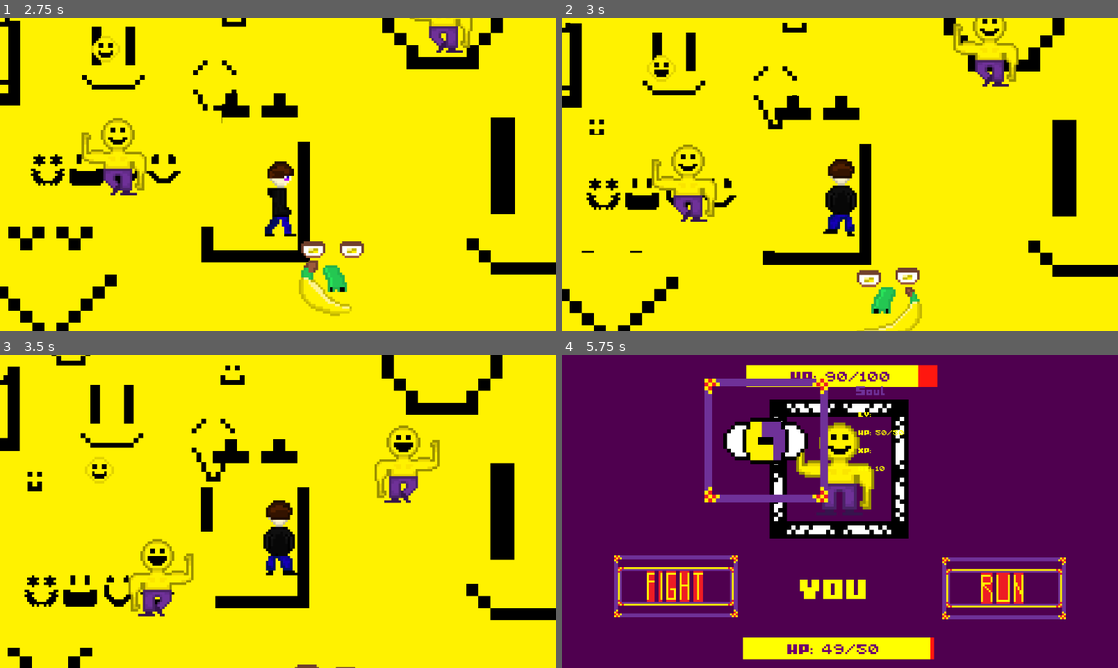
Above: before the commit, frames 1-4 (two rows, left to right).
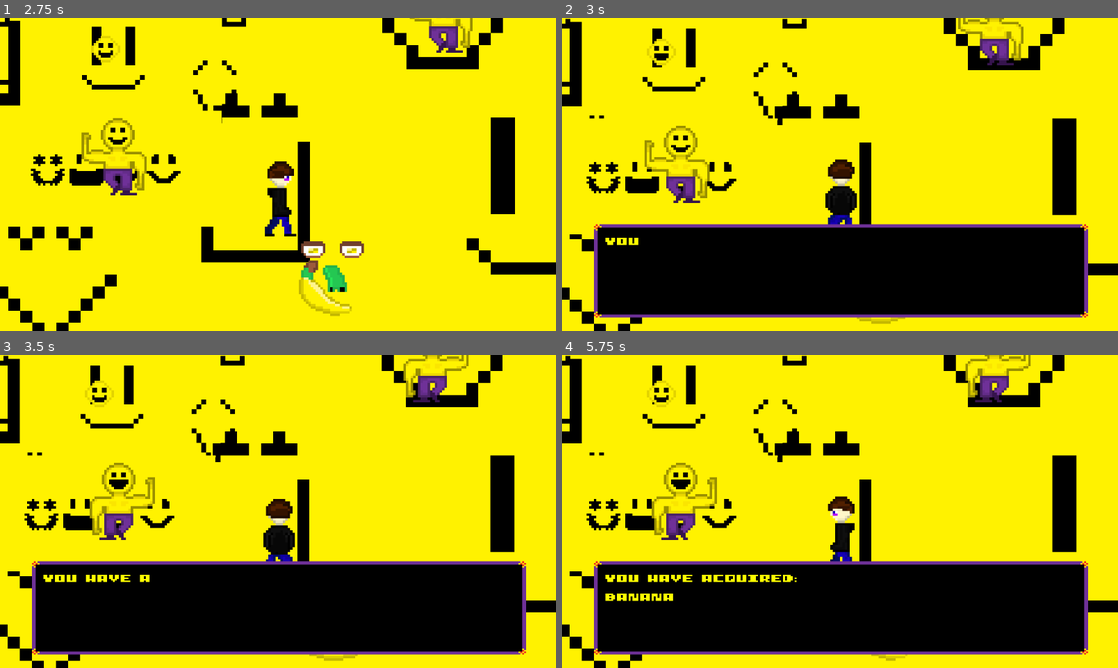
Above: after the commit, the same moments.

Repository: Vaisaz/yumeNikkiFangame
Game: Godot game, scene res://scenes/locations/happy_dream.tscn
Same seed, same stepped clock (60 frames per second), same inputs: the game is played once before the commit and once after it. This scene is started directly instead of the project's main scene. Sound files missing from this copy of the repository are replaced by a short silence.
Inputs (mouse positions are in pixels of both pictures, inside the frame that each line leads up to):
- Up to frame 1 (2.75 s): hold Right (right) 0.53-1.28 s; hold E (interact) 0.53-1.28 s; hold Down (down) 1.28-2.03 s; tap E (interact) at 1.35 s; hold Right (right) from 2.03 s (still down); hold E (interact) from 2.03 s (still down)
- Up to frame 2 (3 s): release Right (right) at 2.78 s; release E (interact) at 2.78 s; hold Up (up) from 2.78 s (still down); tap E (interact) at 2.85 s
- Up to frame 3 (3.5 s): keep holding Up (up)
- Up to frame 4 (5.75 s): release Up (up) at 3.53 s; hold E (interact) 3.53-4.28 s; hold Left (left) 3.53-5 s; tap Escape (inventory) at 4.15 s; tap E (interact) at 4.35 s; click (673, 592) at 5.02 s

Frame 1 is identical in both runs. In frame 2, 32% of the frame differs, in the area x 0-100%, y 0-100%; in frame 3, 34%; in frame 4, 97%.

Commit message:
Banana Creature Repaired + Items Improved

Diff:
--- a/scenes/inventory.tscn
+++ b/scenes/inventory.tscn
@@ -229,4 +229,4 @@
 [connection signal="pressed" from="InventoryLayer/Buttons/Quit" to="." method="_on_quit_pressed"]
 [connection signal="pressed" from="InventoryLayer/InventoryChoosed/first" to="." method="_on_first_pressed"]
 [connection signal="pressed" from="InventoryLayer/InventoryChoosed/second" to="." method="_on_second_pressed"]
-[connection signal="pressed" from="InventoryLayer/InventoryChoosed/third" to="." method="_on_second_pressed"]
+[connection signal="pressed" from="InventoryLayer/InventoryChoosed/third" to="." method="_on_third_pressed"]
--- a/scripts/combat.gd
+++ b/scripts/combat.gd
@@ -26,8 +26,7 @@
 	fight_button.disabled = false
 	run_button.disabled = false
 
-@warning_ignore("shadowed_variable")
-func player_health(player_current_health, player_max_health):
+func player_health():
 	player_bar.max_value = player_max_health
 	player_bar.value = player_current_health
 	player_label.text = "HP: %d/%d" % [player_current_health, player_max_health]
@@ -61,7 +60,7 @@
 			DisplayServer.mouse_set_mode(DisplayServer.MOUSE_MODE_HIDDEN)
 		else:
 			player_current_health = player_current_health - enemy_attack
-			player_health(player_current_health, player_max_health)
+			player_health()
 			you.visible = false
 			await get_tree().create_timer(0.1).timeout
 			you.visible = true
@@ -76,7 +75,7 @@
 				get_tree().quit()
 	if turn == 2:
 		player_current_health = player_current_health - enemy_attack
-		player_health(player_current_health, player_max_health)
+		player_health()
 		you.visible = false
 		await get_tree().create_timer(0.1).timeout
 		you.visible = true
--- a/scripts/interaction_scripts/banana_creature_interaction.gd
+++ b/scripts/interaction_scripts/banana_creature_interaction.gd
@@ -17,6 +17,8 @@
 func _on_area_entered(area):
 	if area.is_in_group("Player"):
 		interact = true
+	if index == 0:
+		message_displayed = true
 
 func _on_area_exited(_area):
 	interact = false
@@ -30,7 +32,20 @@
 		message_displayed = true
 
 func _input(event):
-	if interaction_times == 0 and interact and !Inventory.banana_has_interacted and Input.is_action_just_pressed("interact"):
+	if interaction_times == 0 and interact and !Inventory.banana_has_interacted and event.is_action_pressed("interact") and message_displayed and interact and Input.is_action_just_pressed("interact") and Transition.canvas_layer.visible == false and Inventory.inventory_layer.visible == false:
+		GlobalVariables.debounce = true
+		GlobalVariables.in_combat = true
+		canvas_layer.visible = true
+		if index == 1:
+			canvas_layer.visible = false
+			GlobalVariables.debounce = false
+			GlobalVariables.in_combat = false
+			interaction_times = 1
+			return
+		message_displayed = false
+		index += 1
+		show_message()
+	if interaction_times == 1 and interact and !Inventory.banana_has_interacted and Input.is_action_just_pressed("interact"):
 		for item_count in Inventory.items:
 			print(item_count)
 			if Inventory.index == 0 and Inventory.items[Inventory.index].disabled and !Inventory.banana_has_interacted:
@@ -48,15 +63,3 @@
 			if !Inventory.banana_has_interacted:
 				Inventory.banana_has_interacted = true
 				Inventory.index += 1
-	if interaction_times == 1 and event.is_action_pressed("interact") and message_displayed and interact and Input.is_action_just_pressed("interact") and Transition.canvas_layer.visible == false and Inventory.inventory_layer.visible == false:
-		GlobalVariables.debounce = true
-		print(index)
-		canvas_layer.visible = true
-		if index == 1:
-			canvas_layer.visible = false
-			interaction_times = 1
-			GlobalVariables.debounce = false
-			return
-		message_displayed = false
-		index += 1
-		show_message()
--- a/scripts/interaction_scripts/giggler_interaction.gd
+++ b/scripts/interaction_scripts/giggler_interaction.gd
@@ -23,7 +23,7 @@
 		Combat.enemy_current_health = 100
 		Combat.enemy_attack = 1
 		Combat.enemy_health(Combat.enemy_current_health, Combat.enemy_max_health)
-		Combat.player_health(player_current_health, player_max_health)
+		Combat.player_health()
 		print("interacted")
 		Combat.combat_layer.visible = true
 		DisplayServer.mouse_set_mode(DisplayServer.MOUSE_MODE_VISIBLE)
--- a/scripts/inventory.gd
+++ b/scripts/inventory.gd
@@ -36,6 +36,7 @@
 var banana_has_interacted: bool = false
 var watches_has_interacted: bool = false
 var wnp_has_interacted: bool = false
+var rng = RandomNumberGenerator.new()
 
 func _ready():
 	DisplayServer.mouse_set_mode(DisplayServer.MOUSE_MODE_HIDDEN)
@@ -59,12 +60,31 @@
 func _on_quit_pressed():
 	get_tree().quit()
 
+var banana_equipped = false
+var watches_equipped = false
+var wnp_equipped = false
+
 func _on_first_pressed():
 	soul_choosed.visible = false
 	inventory_choosed.visible = false
 	equipped.texture = $InventoryLayer/InventoryChoosed/first.texture_normal
 	DisplayServer.mouse_set_mode(DisplayServer.MOUSE_MODE_HIDDEN)
 	inventory_button.grab_focus()
+	if equipped.texture == load("res://assets/inventory/items/banana.png") and !banana_equipped:
+		Combat.player_attack = 10
+		Combat.player_max_health = 50
+		Combat.player_attack -= 5
+		Combat.player_max_health += 25
+		banana_equipped = true
+		watches_equipped = false
+		wnp_equipped = false
+	if equipped.texture == load("res://assets/inventory/items/watches.png") and !watches_equipped:
+		Combat.player_attack = 10
+		Combat.player_max_health = 50
+		Combat.player_attack = Combat.player_attack + 10
+		banana_equipped = false
+		watches_equipped = true
+		wnp_equipped = false
 
 func _on_second_pressed():
 	soul_choosed.visible = false
@@ -72,3 +92,57 @@
 	equipped.texture = $InventoryLayer/InventoryChoosed/second.texture_normal
 	DisplayServer.mouse_set_mode(DisplayServer.MOUSE_MODE_HIDDEN)
 	inventory_button.grab_focus()
+	if equipped.texture == load("res://assets/inventory/items/banana.png") and !banana_equipped:
+		Combat.player_attack = 10
+		Combat.player_max_health = 50
+		Combat.player_attack -= 5
+		Combat.player_max_health += 25
+		print(Combat.player_attack)
+		banana_equipped = true
+		watches_equipped = false
+		wnp_equipped = false
+	if equipped.texture == load("res://assets/inventory/items/watches.png") and !watches_equipped:
+		Combat.player_attack = 10
+		Combat.player_max_health = 50
+		Combat.player_attack = Combat.player_attack + 10
+		print(Combat.player_attack)
+		banana_equipped = false
+		watches_equipped = true
+		wnp_equipped = false
+
+func _on_third_pressed():
+	soul_choosed.visible = false
+	inventory_choosed.visible = false
+	equipped.texture = $InventoryLayer/InventoryChoosed/second.texture_normal
+	DisplayServer.mouse_set_mode(DisplayServer.MOUSE_MODE_HIDDEN)
+	inventory_button.grab_focus()
+	if equipped.texture == load("res://assets/inventory/items/banana.png") and !banana_equipped:
+		Combat.player_attack = 10
+		Combat.player_max_health = 50
+		Combat.player_attack -= 5
+		Combat.player_max_health += 25
+		print(Combat.player_attack)
+		banana_equipped = true
+		watches_equipped = false
+		wnp_equipped = false
+	if equipped.texture == load("res://assets/inventory/items/watches.png") and !watches_equipped:
+		Combat.player_attack = 10
+		Combat.player_max_health = 50
+		Combat.player_attack = Combat.player_attack + 10
+		print(Combat.player_attack)
+		banana_equipped = false
+		watches_equipped = true
+		wnp_equipped = false
+
+
+#func _process(_delta):
+	#var random_number = rng.randi_range(-2, 2)
+	#if equipped.texture == load("res://assets/inventory/items/wnp.png") and !wnp_equipped:
+		#Combat.player_attack += random_number
+		#at.text = "AT: %d" % Combat.player_attack
+		#banana_equipped = false
+		#watches_equipped = false
+	#print(random_number)
+	#set_process(false)
+	#await get_tree().create_timer(0.1).timeout
+	#set_process(true)
--- a/scripts/number_enthusiast_interaction.gd
+++ b/scripts/number_enthusiast_interaction.gd
@@ -45,7 +45,7 @@
 		message_displayed = true
 
 func _input(event):
-	if interaction_times == 0 and event.is_action_pressed("interact") and message_displayed and interact and Input.is_action_just_pressed("interact") and Transition.canvas_layer.visible == false and Inventory.inventory_layer.visible == false:
+	if interaction_times == 0 and !Inventory.wnp_has_interacted and event.is_action_pressed("interact") and message_displayed and interact and Input.is_action_just_pressed("interact") and Transition.canvas_layer.visible == false and Inventory.inventory_layer.visible == false:
 		GlobalVariables.debounce = true
 		print(index)
 		canvas_layer.visible = true
@@ -57,7 +57,7 @@
 		message_displayed = false
 		index += 1
 		show_message()
-	if interaction_times == 1 and event.is_action_pressed("interact") and message_displayed and interact and Input.is_action_just_pressed("interact") and Transition.canvas_layer.visible == false and Inventory.inventory_layer.visible == false:
+	if interaction_times == 1 and !Inventory.wnp_has_interacted and event.is_action_pressed("interact") and message_displayed and interact and Input.is_action_just_pressed("interact") and Transition.canvas_layer.visible == false and Inventory.inventory_layer.visible == false:
 		GlobalVariables.debounce = true
 		for item_count in Inventory.items:
 			print(item_count)
@@ -90,6 +90,7 @@
 		if index == 8:
 			canvas_layer.visible = false
 			GlobalVariables.debounce = false
+			return
 		message_displayed = false
 		index += 1
 		show_message()
